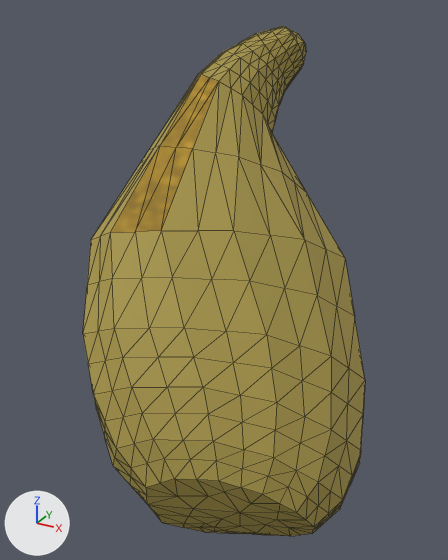
A saved change to the OBJ model share/mesh/TIPS/gallbladder.obj.
One viewpoint serves both versions: a camera (50 mm lens) standing at (-0.42, -11.31, 0.79) and looking at (-3.14, -6.37, -1.68). Lighting does not change. The marker at lower left points along +X, +Y and +Z. Mesh edges are drawn as thin lines. Where no turn or scale is listed for an object, it has been applied to the vertices.

The first picture shows 'gallbladder_gallbladder.009'.
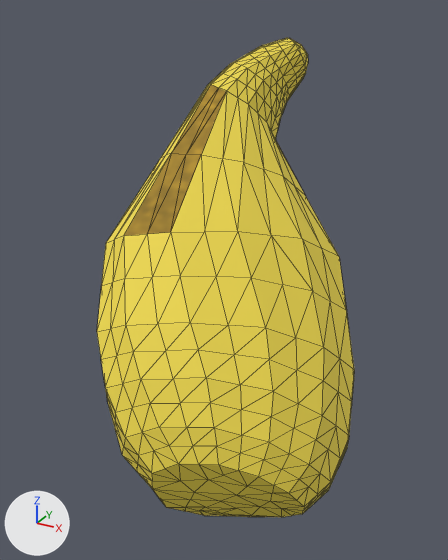
The change, as a list of edits to the scene's bpy script:
```text
Change mat_gall_none:
    mat_gall_none.base_color: (0.39, 0.305, 0.0659) -> (0.873, 0.701, 0.0722)  # yellow #a89649 -> yellow #f0da4c
Change me_gallbladder_gallbladder_009:
    where me_gallbladder_gallbladder_009.from_pydata(...)  # 442 vertices, 880 faces; spans x -4.12..-1.47, y -8.26..-3.91, z -3.55..0.59
    used by ob_gallbladder_gallbladder_009; location = (0.0, 0.0, 0.0)
    me_gallbladder_gallbladder_009 part 1: the whole mesh is multiplied about its middle by the matrix ((0.923, -0.015, 0.031), (-0.015, 0.969, -0.017), (0.031, -0.017, 0.969))
```

Where the change shows, as pixel boxes [x1, y1, x2, y2] in the pictures (448 x 560 px):
'gallbladder_gallbladder.009', recoloured, reshaped (9% narrower, 6% shorter): before [83, 26, 365, 536]; after [97, 38, 354, 517]
